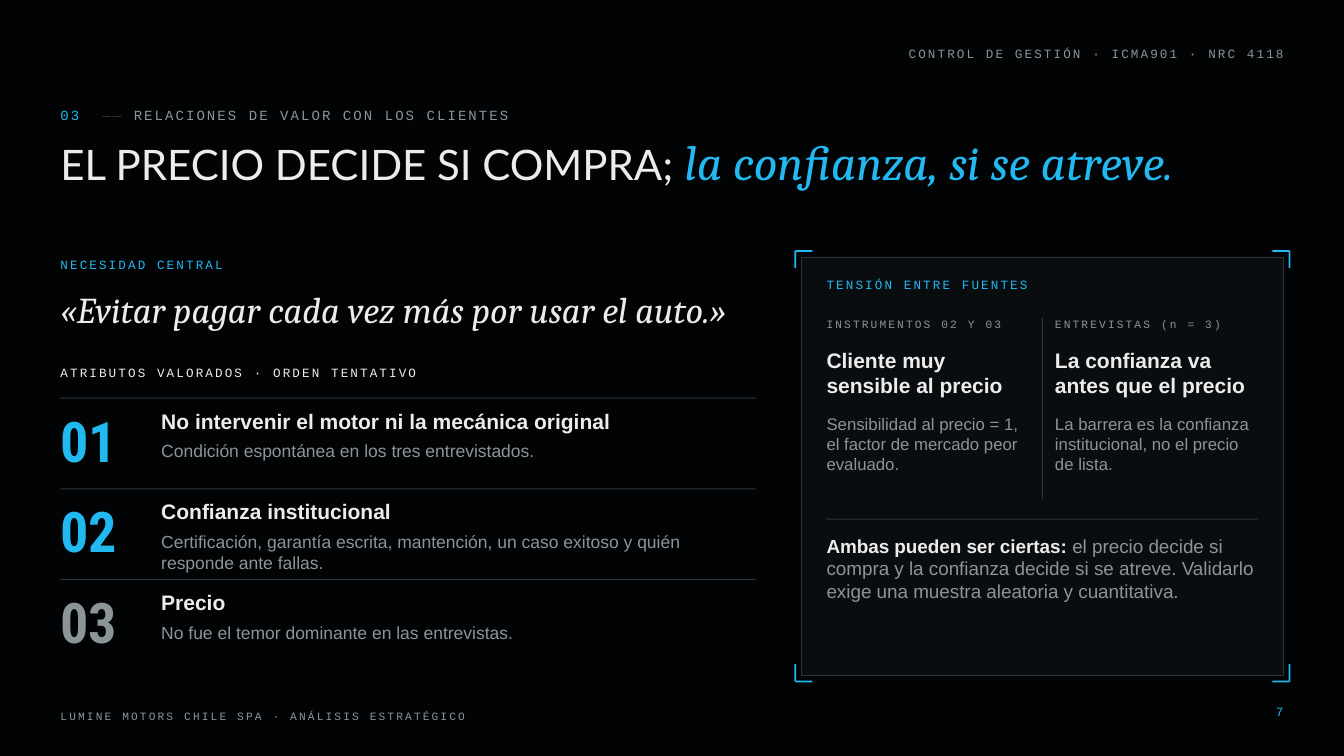
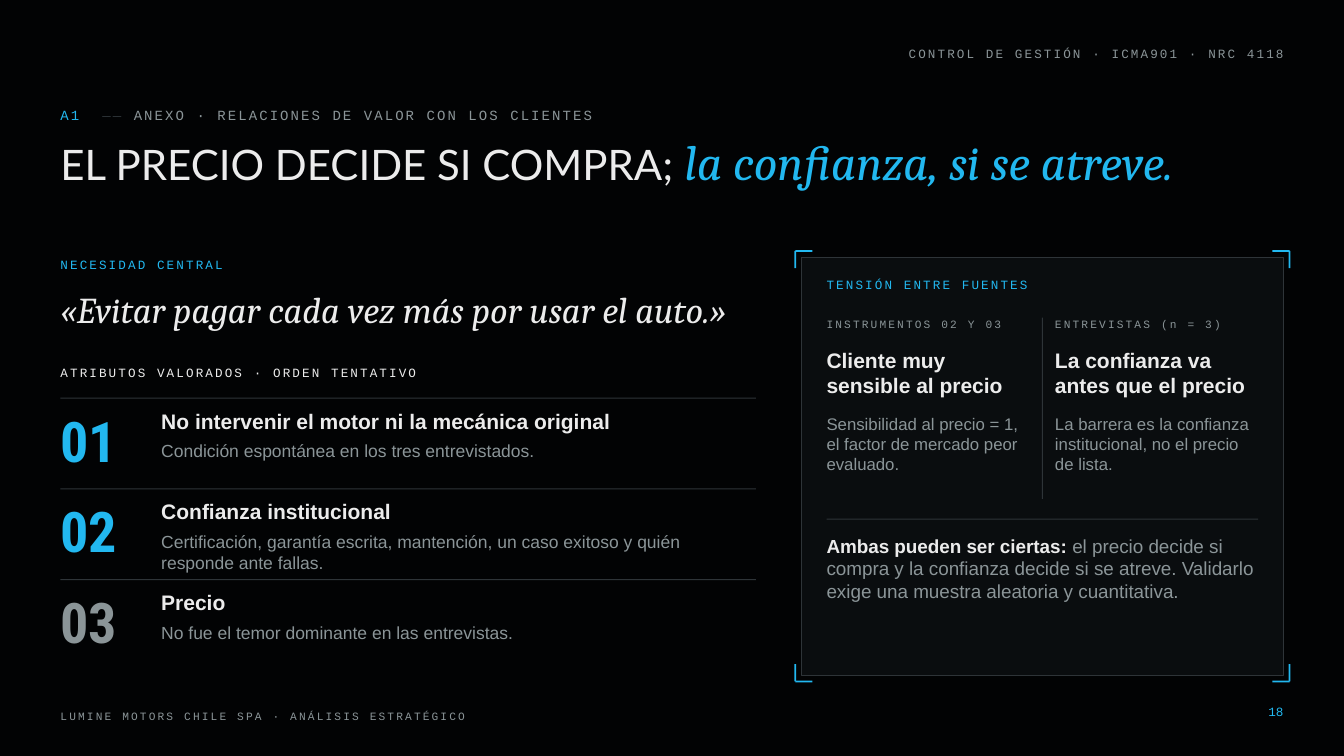
Before and after one commit to diegoaam0109-ux/lumine, a slide deck: slide 18 of control-de-gestion/Lumine_Analisis_Estrategico_Control_de_Gestion.pptx (slide 7 before the commit). Drawn at 1344x756 pixels with LibreOffice and Linux fonts; fonts in the diff are those of the drawing; background and template pictures are left out. Boxes give left, top, right and bottom in pixels: in the first picture for what was removed or moved away, otherwise in the second. Text is boxed around its words. In the diff, an @@ line names an element or a change of style, - is before the commit and + after.

```diff
--- a/control-de-gestion/Lumine_Analisis_Estrategico_Control_de_Gestion.pptx
+++ b/control-de-gestion/Lumine_Analisis_Estrategico_Control_de_Gestion.pptx
@@ text at (60,110,592,120): text changed @@
-03 —— RELACIONES DE VALOR CON LOS CLIENTES
+A1 —— ANEXO · RELACIONES DE VALOR CON LOS CLIENTES
@@ page number at (1268,707,1283,716): text changed @@
-7
+18
```
Also in this commit, not shown: 9 other slides changed, 1 slide added, 1 slide removed, 6 other files.
